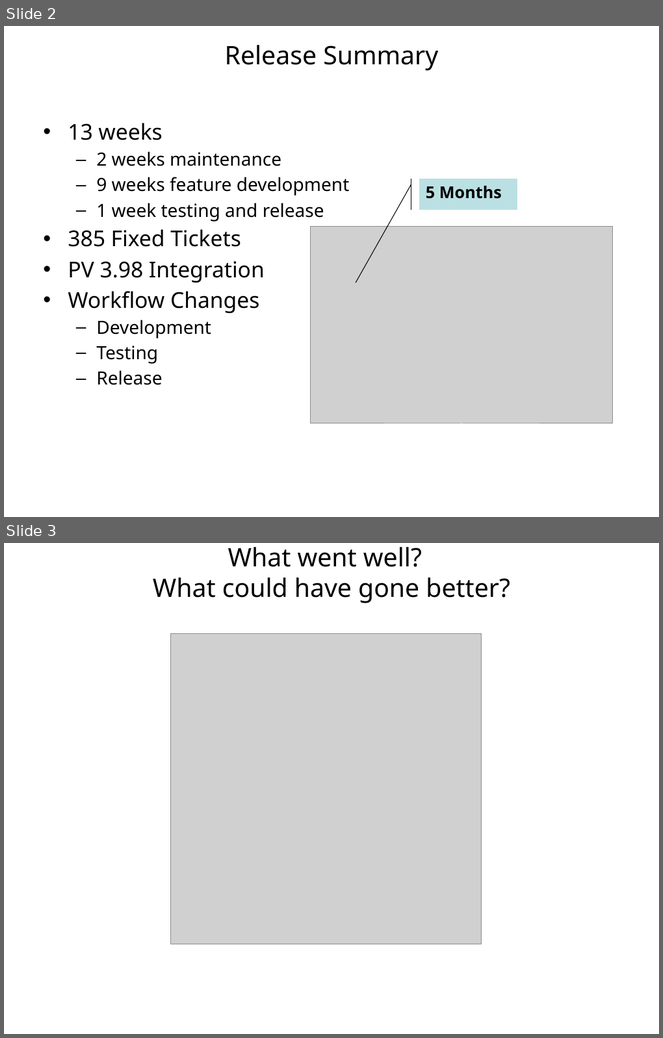
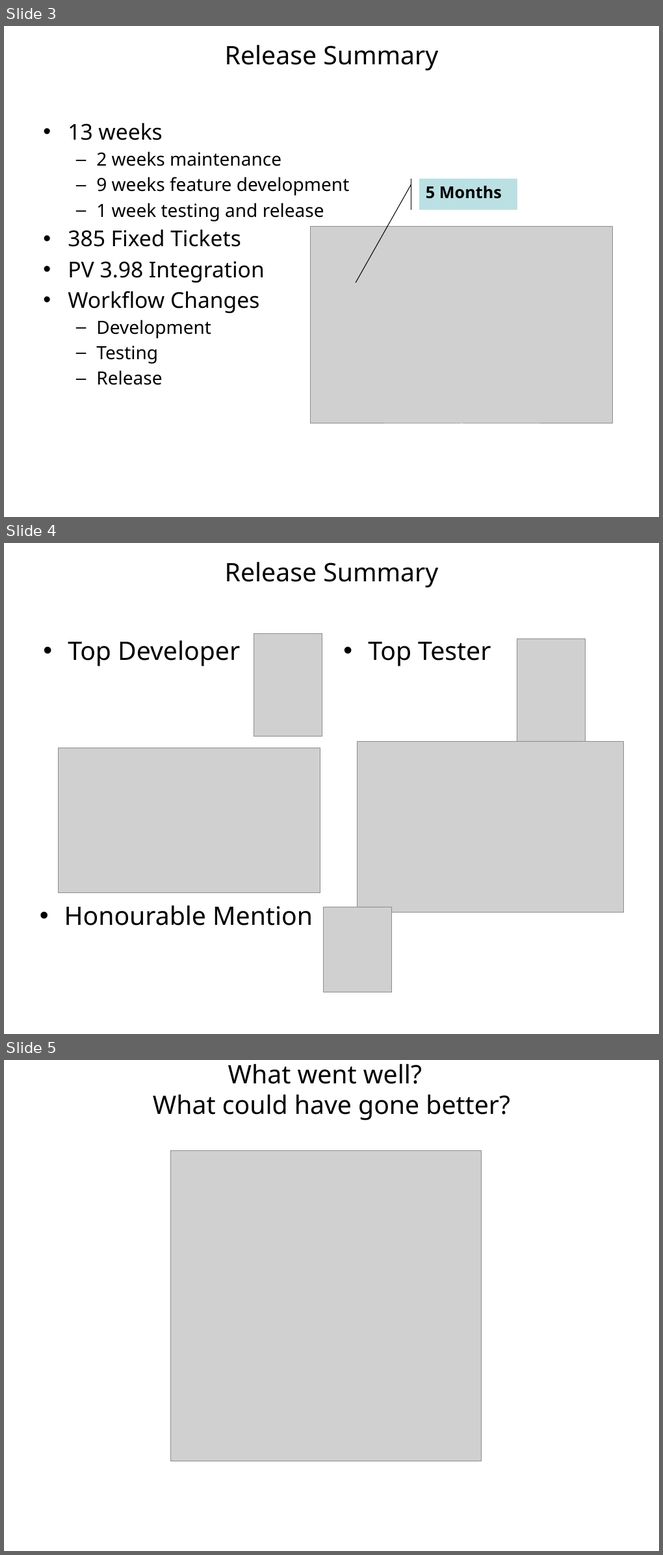
Before and after one commit to mantidproject/documents, a slide deck: Presentations/DevMeetings/2013-05-09/Intro & dev Process.pptx. Shown one above the other, each under a label of ours: slides 2 and 3 before the commit, slides 3, 4 and 5 after it. The pictures are 663x1038 and 663x1555 pixels, drawn with LibreOffice and Linux fonts; fonts in the diff are those of the drawing; grey boxes stand for pictures; background and template pictures are left out. Boxes give left, top, right and bottom in pixels: in the first picture for what was removed or moved away, otherwise in the second. Text is boxed around its words. In the diff, an @@ line names an element or a change of style, - is before the commit and + after.

```diff
--- a/Presentations/DevMeetings/2013-05-09/Intro & dev Process.pptx
+++ b/Presentations/DevMeetings/2013-05-09/Intro & dev Process.pptx
@@ slide 4 added at (4, 543, 659, 1034), background #FFFFFF @@
@@ title added at (225, 562, 438, 588), 28 pt, text #000000 @@
+Release Summary
@@ picture added at (254, 634, 322, 736) @@
@@ picture added at (517, 639, 585, 741) @@
@@ text added at (68, 641, 240, 667), 28 pt, text #000000 @@
+• Top Developer
@@ text added at (368, 642, 491, 667), 28 pt, text #000000 @@
+• Top Tester
@@ picture added at (59, 748, 321, 893) @@
@@ picture added at (357, 741, 623, 913) @@
@@ text added at (64, 906, 313, 926), 28 pt, text #000000 @@
+• Honourable Mention
@@ picture added at (323, 907, 391, 992) @@
@@ what was slide 2 is now slide 3 @@
@@ what was slide 3 is now slide 5 @@
```
Also in this commit, not shown: 1 other slide added.
